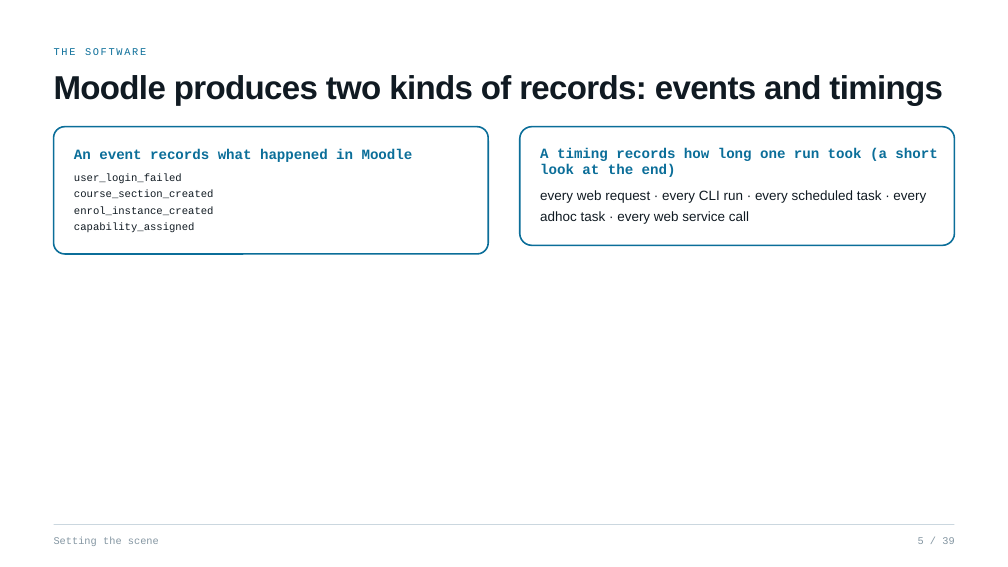
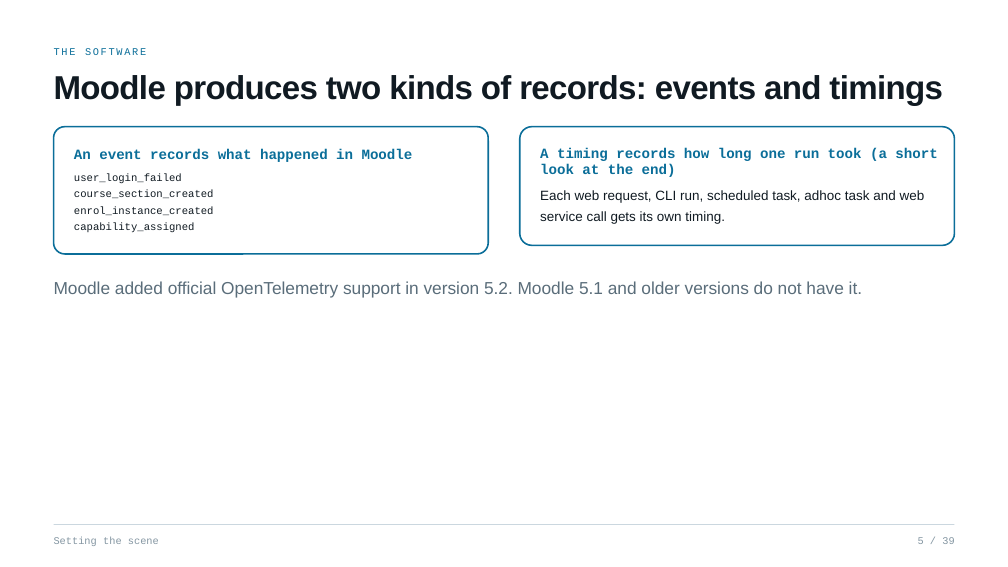
Before and after one commit to netsapiensis/MoodleMootNordic2026, a slide deck: slide 5 of Moodle-Otel-Opensearch/presentation/moodle-otel-deck.pptx. Drawn at 1008x567 pixels with LibreOffice and Linux fonts; fonts in the diff are those of the drawing. Boxes give left, top, right and bottom in pixels: in the first picture for what was removed or moved away, otherwise in the second. Text is boxed around its words. In the diff, an @@ line names an element or a change of style, - is before the commit and + after.

```diff
--- a/Moodle-Otel-Opensearch/presentation/moodle-otel-deck.pptx
+++ b/Moodle-Otel-Opensearch/presentation/moodle-otel-deck.pptx
@@ text at bbox=[540, 190, 925, 224]: text changed @@
-every web request · every CLI run · every scheduled task · every adhoc task · every web service call
+Each web request, CLI run, scheduled task, adhoc task and web service call gets its own timing.
@@ text added at bbox=[54, 281, 862, 297], 16.5 pt, text #5A6D7A @@
+Moodle added official OpenTelemetry support in version 5.2. Moodle 5.1 and older versions do not have it.
```
Also in this commit, not shown: 14 other slides changed, 2 other files.
